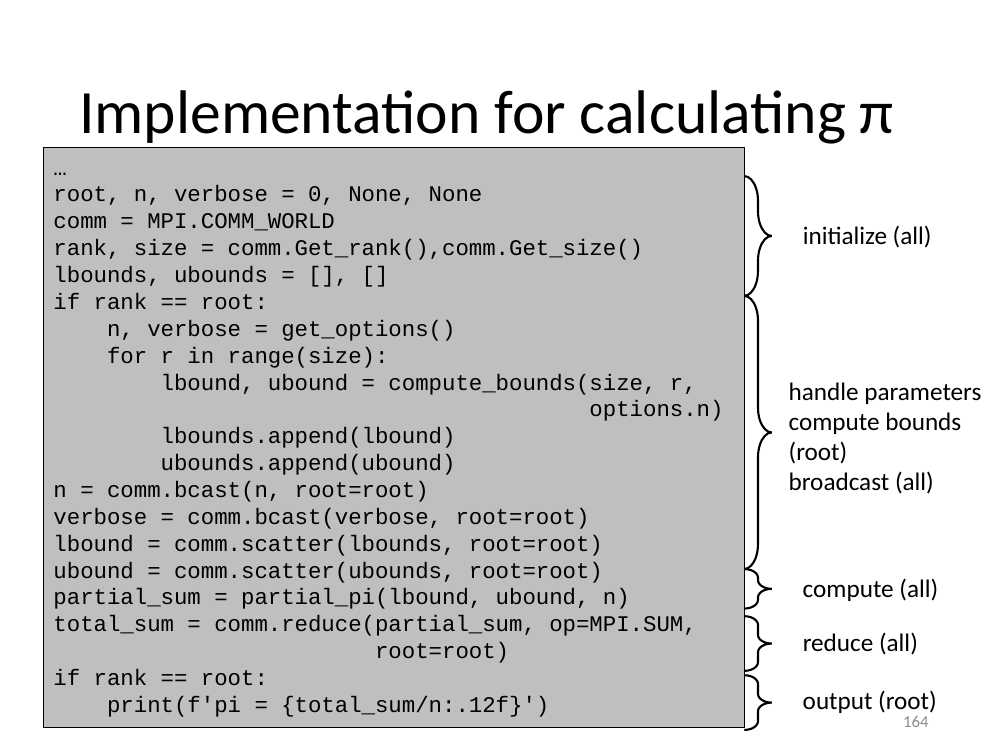
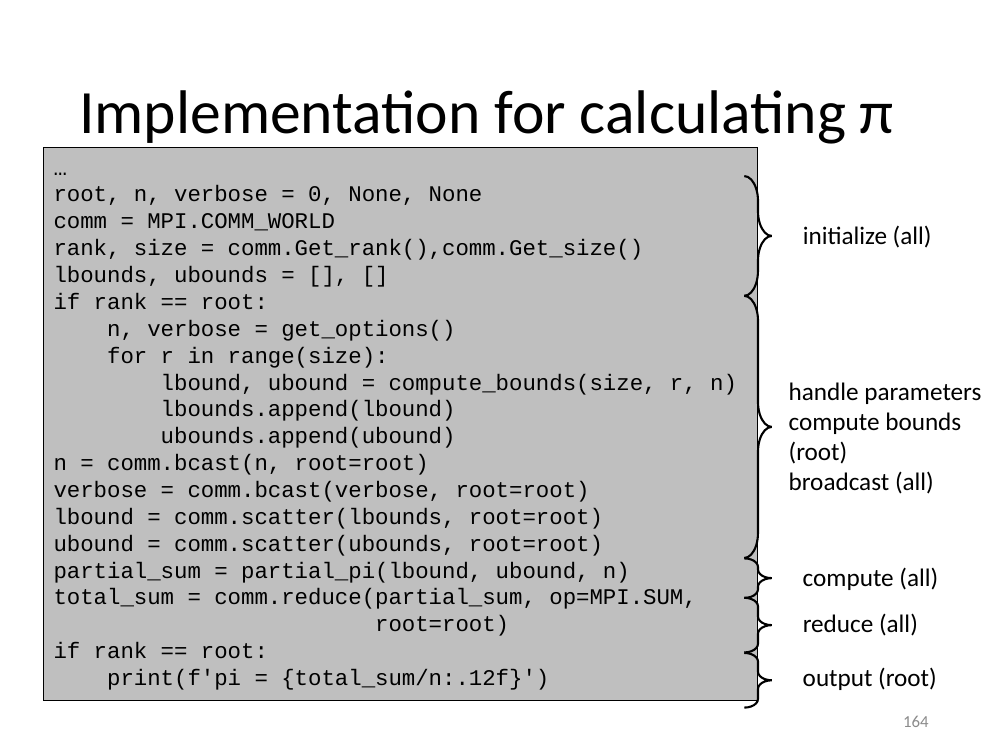
Before and after one commit to gjbex/Python-for-HPC, a slide deck: slide 164 of python_for_hpc.pptx. Drawn at 1008x756 pixels with LibreOffice and Linux fonts; fonts in the diff are those of the drawing. Boxes give left, top, right and bottom in pixels: in the first picture for what was removed or moved away, otherwise in the second. Text is boxed around its words. In the diff, an @@ line names an element or a change of style, - is before the commit and + after.

Commit message:
Fix typos

```diff
--- a/python_for_hpc.pptx
+++ b/python_for_hpc.pptx
@@ rectangle "…": place and size @@
-rectangle "…" at bbox=[43, 148, 744, 729]
+rectangle "…" at bbox=[43, 148, 758, 702]
@@ right brace: place and size @@
-right brace at bbox=[744, 296, 771, 570]
+right brace at bbox=[744, 296, 771, 558]
@@ text in rectangle at bbox=[161, 373, 737, 395]: text changed @@
-lbound, ubound = compute_bounds(size, r,
-options.n)
+lbound, ubound = compute_bounds(size, r, n)
@@ right brace: place and size @@
-right brace at bbox=[744, 570, 771, 609]
+right brace at bbox=[744, 558, 771, 598]
@@ text "compute (all)": place and size @@
-text "compute (all)" at bbox=[803, 578, 938, 601]
+text "compute (all)" at bbox=[803, 567, 938, 590]
@@ 2 texts, 2 right braces: place and size @@
-2 texts, 2 right braces at bbox=[744, 616, 937, 730]
+2 texts, 2 right braces at bbox=[744, 598, 937, 708]
```
Also in this commit, not shown: 3 other slides changed.
